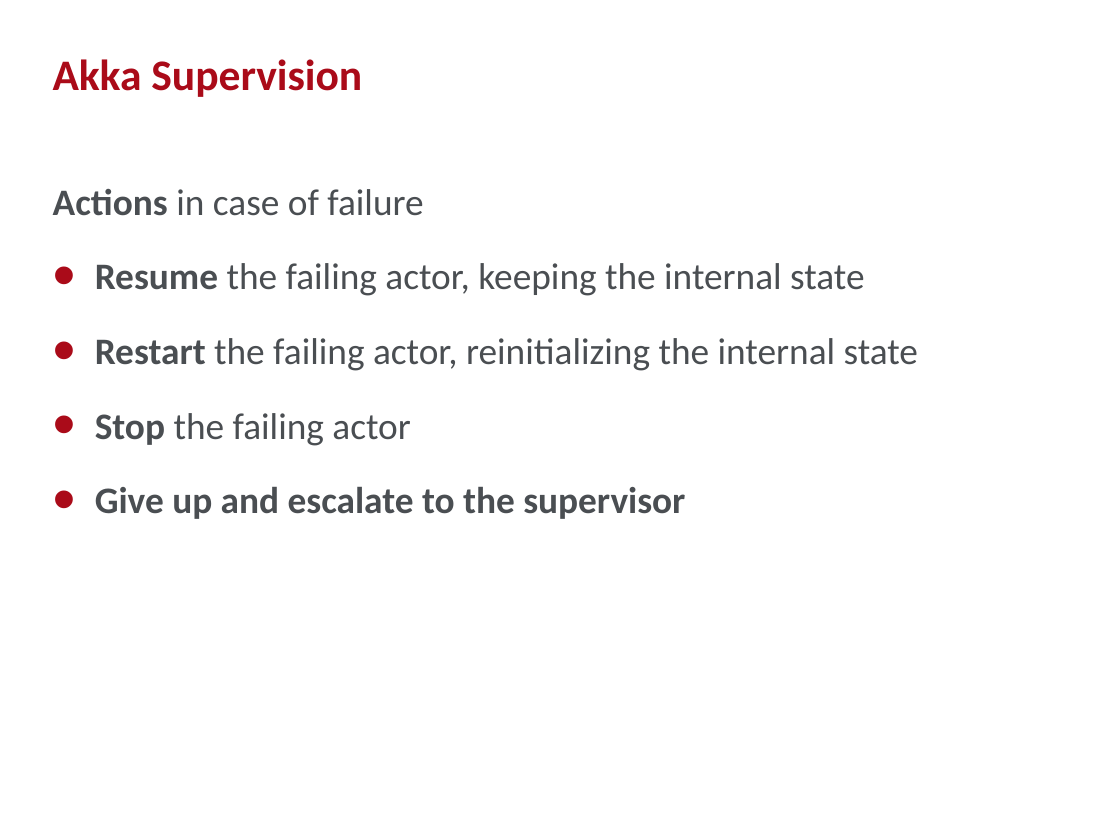
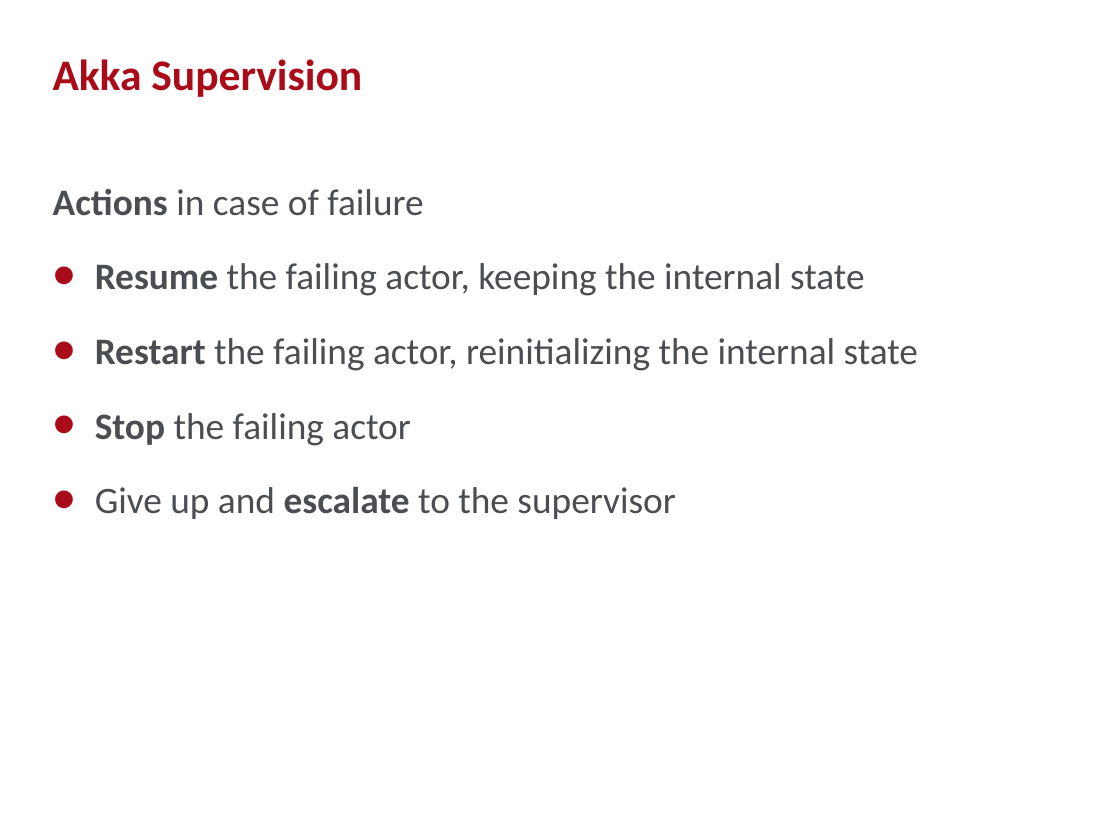
Before and after one commit to ActorModelWorkshop/AKKAWorkshop, a slide deck: slide 13 of Presentation/Akka Workshop.pptx. Drawn at 1120x840 pixels with LibreOffice and Linux fonts; fonts in the diff are those of the drawing; background and template pictures are left out. Boxes give left, top, right and bottom in pixels: in the first picture for what was removed or moved away, otherwise in the second. Text is boxed around its words. In the diff, an @@ line names an element or a change of style, - is before the commit and + after.

```diff
--- a/Presentation/Akka Workshop.pptx
+++ b/Presentation/Akka Workshop.pptx
@@ text at bbox=[95, 487, 675, 519]: bold off in "Give up and to the supervisor" @@
```
Also in this commit, not shown: 6 other slides changed, 1 slide added.
